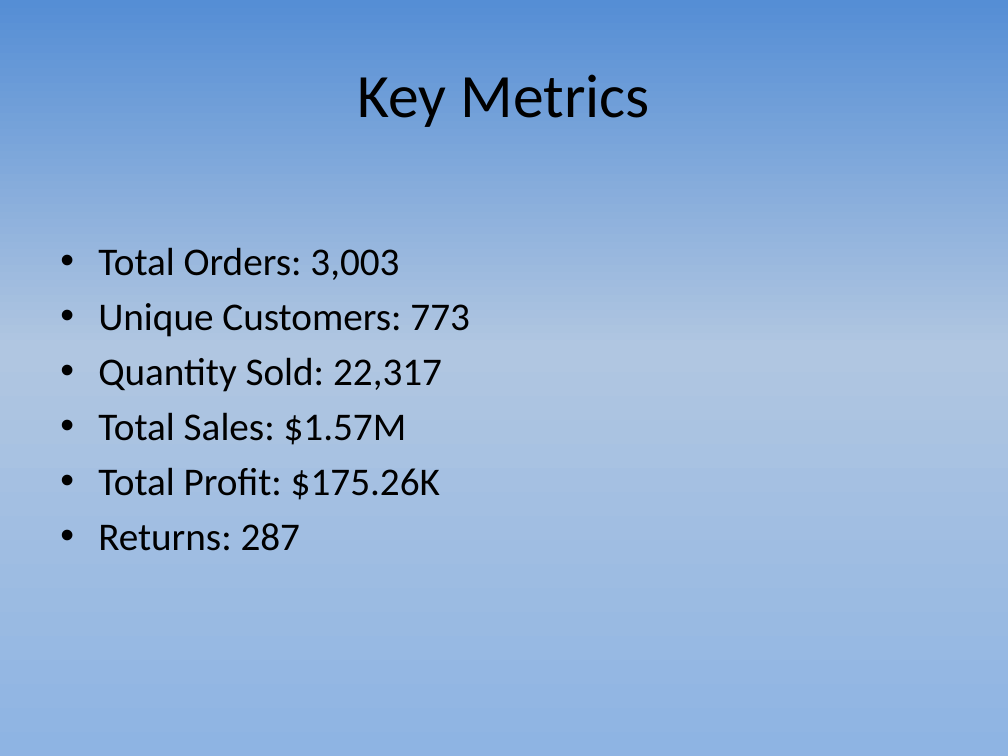
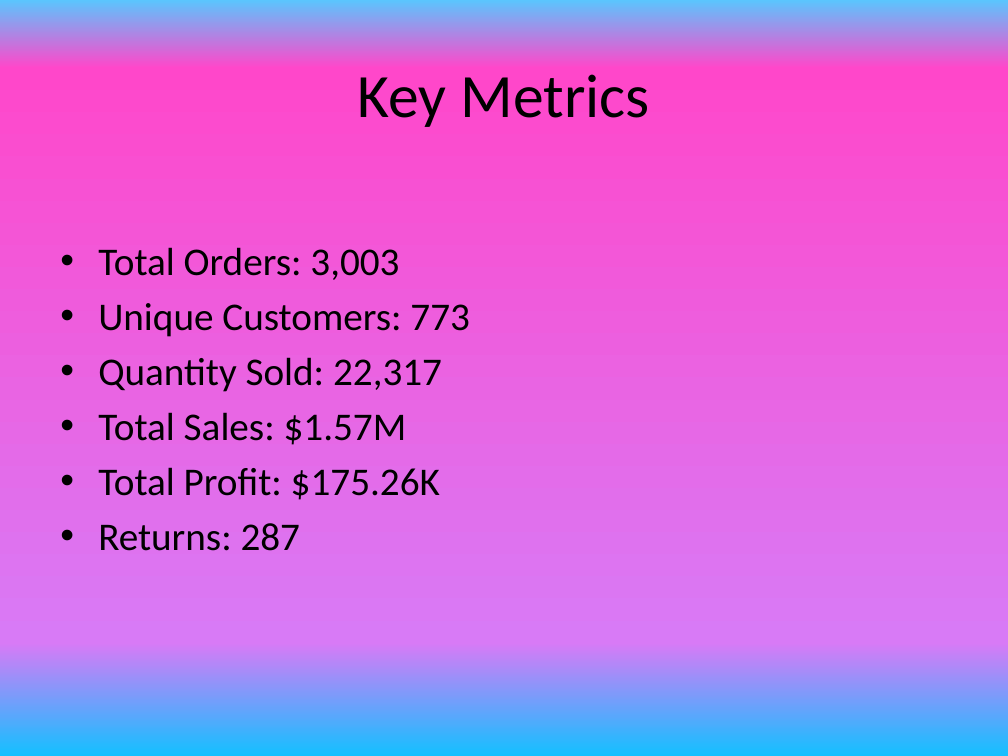
Before and after one commit to kavirethnapoovaragavan/Superstore-Sale-Analysis, a slide deck: slide 3 of Superstore_Sale_Analysis.pptx. Drawn at 1008x756 pixels with LibreOffice and Linux fonts; fonts in the diff are those of the drawing. Boxes give left, top, right and bottom in pixels: in the first picture for what was removed or moved away, otherwise in the second. Text is boxed around its words. In the diff, an @@ line names an element or a change of style, - is before the commit and + after.

```diff
--- a/Superstore_Sale_Analysis.pptx
+++ b/Superstore_Sale_Analysis.pptx
@@ background gradient #00B0F0 to #558ED5 to #B0C6E1 to #8EB4E3 to gradient #5BC5FE to #FF47CA to #D87AF6 to #14C0FF @@
```
Also in this commit, not shown: 7 other slides changed.
